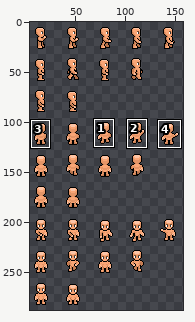
Edited in one commit: sprite sheet (client/img/1/NFT_3e6fe4c9853bc8f3e55d9debde9f2a22952e349cae47d3df3110ff1e604b3c77.png). The picture above shows the old version from afar; the outline marks the close-up.
Close-up. Before the edit:
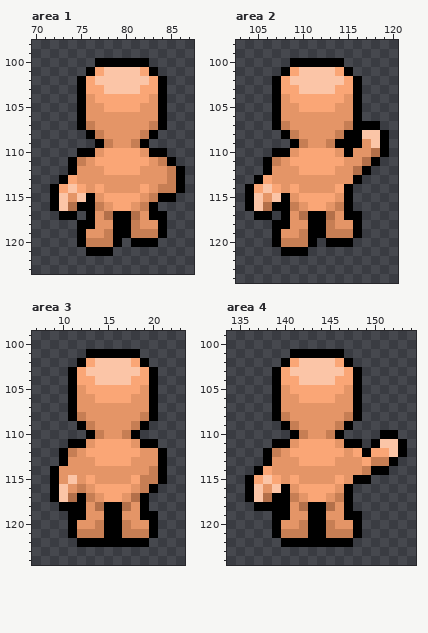
The file is 160x288 pixels. Pixels under 10% opacity are left out. Colours within 5 levels of each other are drawn and written as one. Shown: area 1: x 70..87, y 98..123; area 2: x 103..120, y 98..124; area 3: x 7..23, y 99..124; area 4: x 134..154, y 99..124. The wide view leaves out empty margins. The commit also changed other parts of the picture, which this record leaves out.
The same view after the edit:
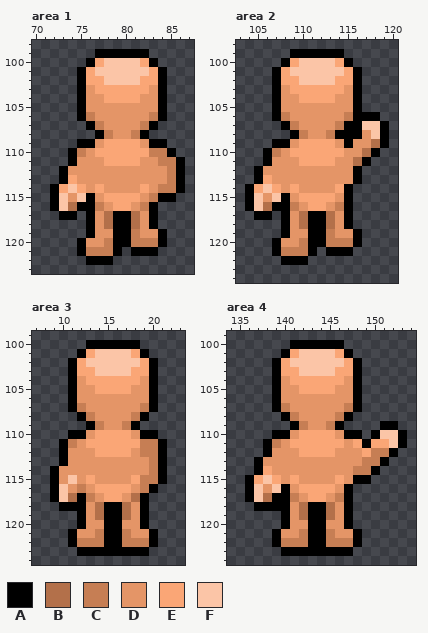
Palette (. is transparent): A #000000  B #b3704a  C #c67e54  D #e49567  E #faa676  F #fbc5a7
From old to new:
--- area 1
@@ x 70..87 @@
  98 ..................
- 99 ..................
-100 .......AAAAAA.....
-101 ......AEFFFFEA....
-102 .....AEFFFFFFEA...
-103 .....AEEFFFFEEA...
-104 .....ADEEEEEEDA...
-105 .....ADDEEEEDDA...
-106 .....ADDDDDDDDA...
-107 .....ACDDDDDDCA...
-108 ......ACDDDDCA....
-109 .......ACDDCA.....
-110 .....AADEEEEDAA...
-111 ....ACDEEEEEEDCA..
-112 ....ADDDEEEEDDDCA.
+ 99 .......AAAAAA.....
+100 ......AEFFFFEA....
+101 .....AEFFFFFFEA...
+102 .....AEEFFFFEEA...
+103 .....ADEEEEEEDA...
+104 .....ADDEEEEDDA...
+105 .....ADDDDDDDDA...
+106 .....ACDDDDDDCA...
+107 ......ACDDDDCA....
+108 .......ACDDCA.....
+109 .....AADEEEEDAA...
+110 ....ACDEEEEEECCA..
+111 ....ADDDEEEEDDCCA.
+112 ...ADDDDDDDDDDDCA.
 113 ...AEDDDDDDDDDDCA.
@@ x 70..87 @@
 116 ..AFBAACDEEDCA....
-117 ...AA.ADBAABDAA...
-118 .....AADDAACDDA...
-119 .....ADDCAACCCA...
-120 .....ACCCA.AAA....
-121 ......AAA.........
-122 ..................
+117 ...AA.ADBAABDA....
+118 ......ADBAABDA....
+119 ......ADDAACDDA...
+120 .....ADDCAACCCA...
+121 .....ACCCA.AAA....
+122 ......AAA.........
 123 ..................
--- area 2
@@ x 103..120 @@
  98 ..................
- 99 ..................
-100 ......AAAAAA......
-101 .....AEFFFFEA.....
-102 ....AEFFFFFFEA....
-103 ....AEEFFFFEEA....
-104 ....ADEEEEEEDA....
-105 ....ADDEEEEDDA....
-106 ....ADDDDDDDDA....
-107 ....ACDDDDDDCAAA..
-108 .....ACDDDDCAAFFA.
-109 ......ACDDCAAADFA.
-110 ....AADEEEEDADDBA.
-111 ...ACDEEEEEEDDBA..
-112 ...ADDDEEEEDDBA...
+ 99 ......AAAAAA......
+100 .....AEFFFFEA.....
+101 ....AEFFFFFFEA....
+102 ....AEEFFFFEEA....
+103 ....ADEEEEEEDA....
+104 ....ADDEEEEDDA....
+105 ....ADDDDDDDDA....
+106 ....ACDDDDDDCAAA..
+107 .....ACDDDDCAAFFA.
+108 ......ACDDCAAADFA.
+109 ....AADEEEEDADDBA.
+110 ...ACDEEEEEEDDBA..
+111 ...ADDDEEEEDDBA...
+112 ..ADDDDDDDDDDA....
 113 ..AEDDDDDDDDDA....
@@ x 103..120 @@
 116 .AFBAACDEEDCA.....
-117 ..AA.ADBAABDAA....
-118 ....AADDAACDDA....
-119 ....ADDCAACCCA....
-120 ....ACCCA.AAA.....
-121 .....AAA..........
-122 ..................
+117 ..AA.ADBAABDA.....
+118 .....ADBAABDA.....
+119 .....ADDAACDDA....
+120 ....ADDCAACCCA....
+121 ....ACCCA.AAA.....
+122 .....AAA..........
 123 ..................
--- area 3
@@ x 7..23 @@
  99 .................
-100 .................
-101 ......AAAAAA.....
-102 .....AEFFFFEA....
-103 ....AEFFFFFFEA...
-104 ....AEEFFFFEEA...
-105 ....ADEEEEEEDA...
-106 ....ADDEEEEDDA...
-107 ....ADDDDDDDDA...
-108 ....ACDDDDDDCA...
-109 .....ACDDDDCA....
-110 ......ACDDCA.....
-111 ....AADEEEEDAA...
-112 ...ACDEEEEEEDDA..
-113 ...ADDDEEEEDDDA..
+100 ......AAAAAA.....
+101 .....AEFFFFEA....
+102 ....AEFFFFFFEA...
+103 ....AEEFFFFEEA...
+104 ....ADEEEEEEDA...
+105 ....ADDEEEEDDA...
+106 ....ADDDDDDDDA...
+107 ....ACDDDDDDCA...
+108 .....ACDDDDCA....
+109 ......ACDDCA.....
+110 ....AADEEEEDAA...
+111 ...ACDEEEEEECCA..
+112 ...ADDDEEEEDCCA..
+113 ...ADDDDDDDDDCA..
 114 ..ADDDDDDDDDDCA..
@@ x 7..23 @@
 118 ...AAADBAABDA....
-119 ....AADDAADDAA...
-120 ....ADDCAACDDA...
-121 ....ACCCAACCCA...
-122 .....AAAAAAAA....
-123 .................
+119 .....ADBAABDA....
+120 .....ADDAADDA....
+121 ....ADDCAACDDA...
+122 ....ACCCAACCCA...
+123 .....AAAAAAAA....
 124 .................
--- area 4
@@ x 134..154 @@
  99 .....................
-100 .....................
-101 .......AAAAAA........
-102 ......AEFFFFEA.......
-103 .....AEFFFFFFEA......
-104 .....AEEFFFFEEA......
-105 .....ADEEEEEEDA......
-106 .....ADDEEEEDDA......
-107 .....ADDDDDDDDA......
-108 .....ACDDDDDDCA......
-109 ......ACDDDDCA.......
-110 .......ACDDCA....AA..
-111 .....AADEEEEDAA.AFFA.
-112 ....ACDEEEEEEDEAEEFA.
-113 ....ADDDEEEEDDDECCA..
-114 ...AEDDDDDDDDDDCAA...
+100 .......AAAAAA........
+101 ......AEFFFFEA.......
+102 .....AEFFFFFFEA......
+103 .....AEEFFFFEEA......
+104 .....ADEEEEEEDA......
+105 .....ADDEEEEDDA......
+106 .....ADDDDDDDDA......
+107 .....ACDDDDDDCA......
+108 ......ACDDDDCA.......
+109 .......ACDDCA....AA..
+110 .....AADEEEEDAA.AFFA.
+111 ....ACDEEEEEEDEAEEFA.
+112 ....ADDDEEEEDDDECCA..
+113 ...ADDDDDDDDDDDCCA...
+114 ...AEDDDDDDDDDCCA....
 115 ..AEFEDEDDDDEDAA.....
@@ x 137..150 @@
 118 AAAADBAABDA...
-119 ..AADDAADDAA..
-120 ..ADDCAACDDA..
-121 ..ACCCAACCCA..
-122 ...AAAAAAAA...
-123 ..............
+119 ...ADBAABDA...
+120 ...ADDAADDA...
+121 ..ADDCAACDDA..
+122 ..ACCCAACCCA..
+123 ...AAAAAAAA...
 124 ..............
Boxes around the changes in both close-ups, in picture pixels (x1, y1, x2, y2):
changed: (59, 49, 185, 175)
changed: (77, 211, 167, 265)
changed: (254, 49, 389, 175)
changed: (272, 211, 362, 265)
changed: (59, 340, 167, 466)
changed: (68, 511, 158, 556)
changed: (254, 340, 407, 556)
